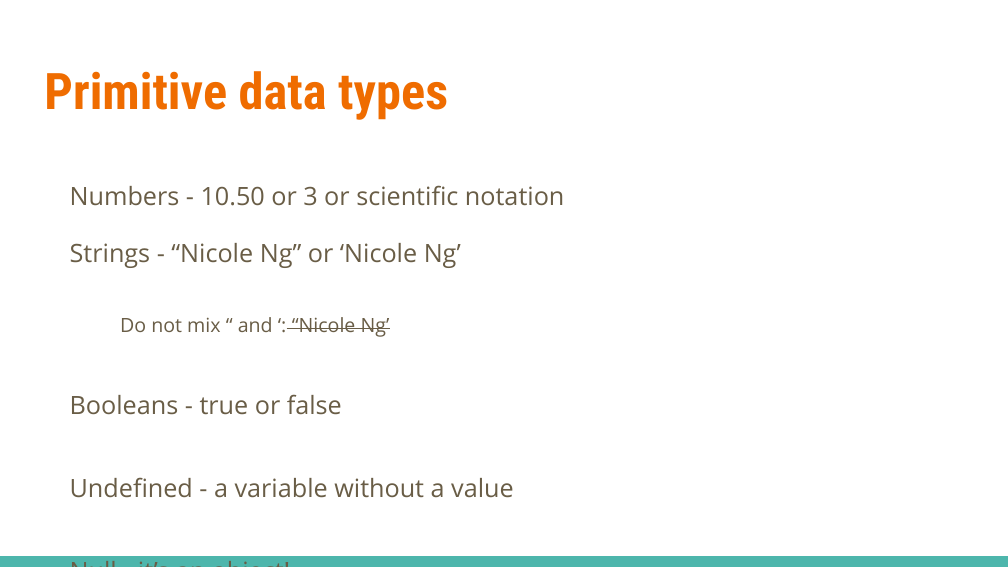
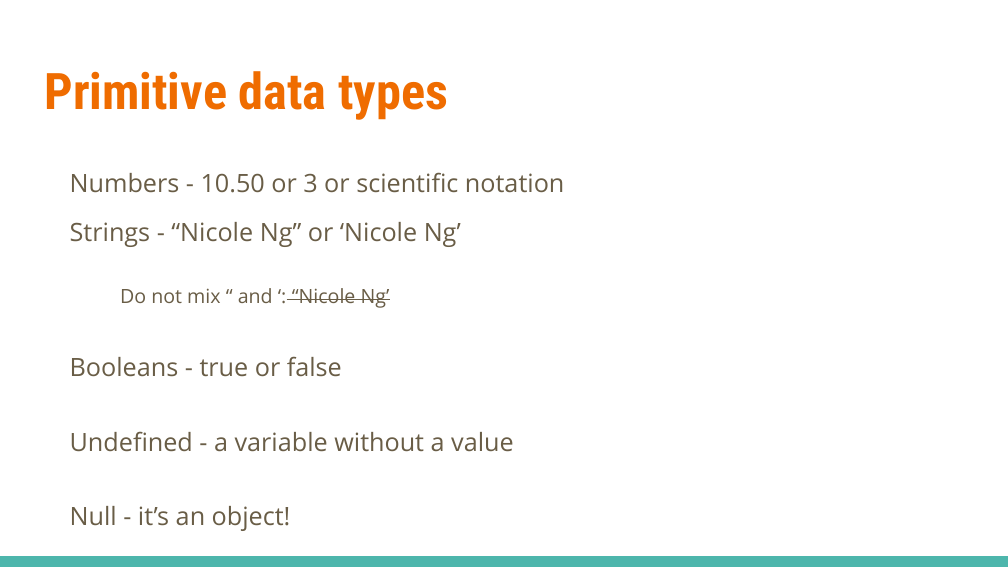
Before and after one commit to linkedin/high-school-trainee, a slide deck: slide 4 of Week 2/Lectures/2.1 JavaScript- Basics.pptx. Drawn at 1008x567 pixels with LibreOffice and Linux fonts; fonts in the diff are those of the drawing. Boxes give left, top, right and bottom in pixels: in the first picture for what was removed or moved away, otherwise in the second. Text is boxed around its words. In the diff, an @@ line names an element or a change of style, - is before the commit and + after.

Commit message:
Updated formatting changes from the conversion from Google Slides to .pptx

```diff
--- a/Week 2/Lectures/2.1 JavaScript- Basics.pptx
+++ b/Week 2/Lectures/2.1 JavaScript- Basics.pptx
@@ text "Numbers - 10.50 or 3 ...": place and size @@
-text "Numbers - 10.50 or 3 ..." at [70,185,564,498]
+text "Numbers - 10.50 or 3 ..." at [70,172,564,531]
@@ text "Numbers - 10.50 or 3 ..." at [70,172,564,531]: less space between paragraphs @@
```
Also in this commit, not shown: 2 other slides changed.
